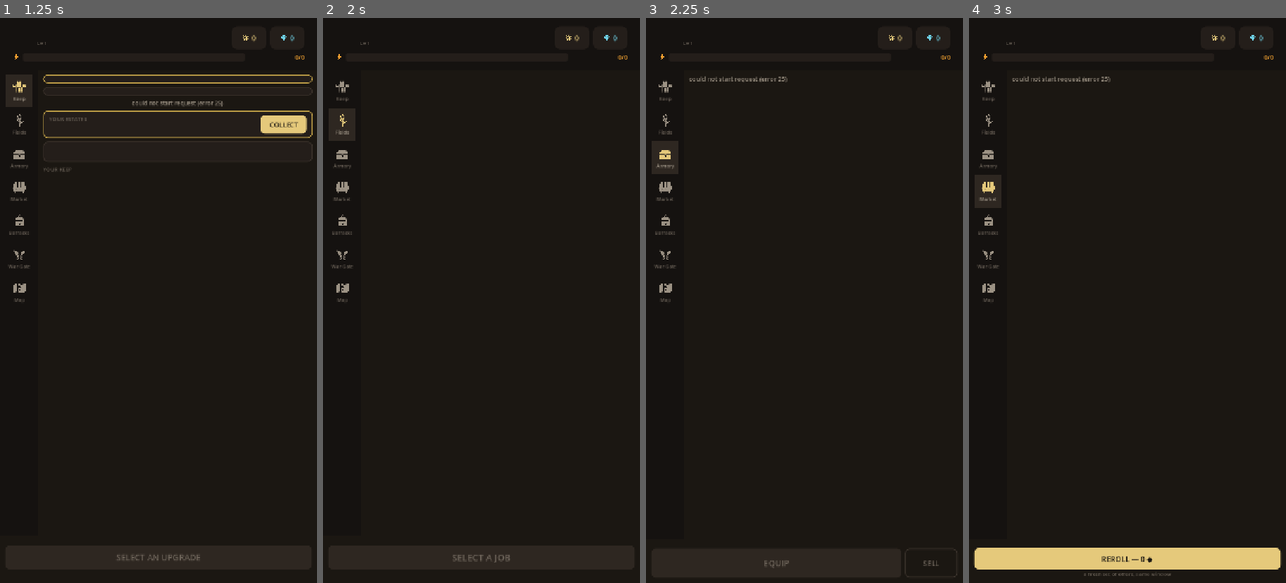
Above: before the commit, frames 1-4 (left to right).
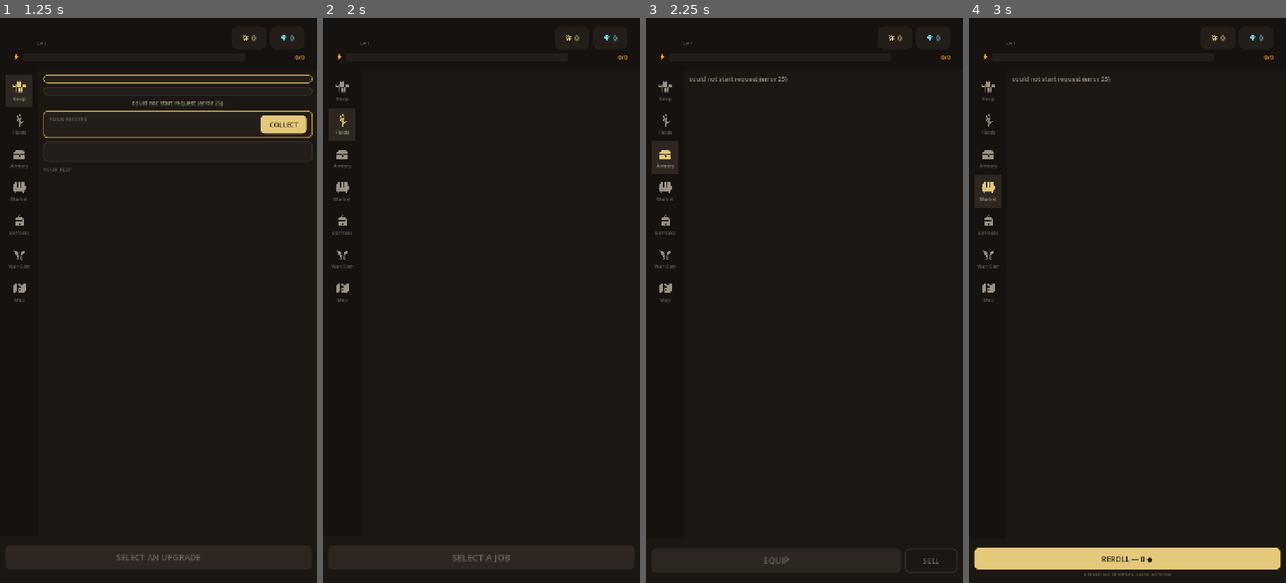
Above: after the commit, the same moments.

Repository: yigitkarabulut0/Emperors
Game: Godot game, scene res://scenes/shell/shell.tscn
Two runs of this game, one before a commit and one after it. Both use one fixed random seed, a clock stepped at 60 frames per second and the inputs below. This scene is started directly instead of the project's main scene.
Inputs (mouse positions are in pixels of both pictures, inside the frame that each line leads up to):
- Up to frame 1 (1.25 s): click (19, 91) at 0.52 s
- Up to frame 2 (2 s): click (342, 125) at 1.27 s
- Up to frame 3 (2.25 s): click (665, 159) at 2.02 s
- Up to frame 4 (3 s): click (988, 193) at 2.77 s

Frames 1-2 are identical in both runs. In frame 3, less than 0.1% of the frame differs, in the area x 37-99%, y 95-99%; in frame 4, nothing differs.

Commit message:
PvP side by side, tabs kept alive, and captures out of the way
THE BATTLE IS SIDE BY SIDE. Stacked, the two champions read as a list of two
things rather than as one facing the other. Each is a column now -- portrait,
name, Might, one health bar, warband pips -- with VS between them, you on the
left. The pips wrap, since a full warband will not fit across a narrow column.

TABS ARE CACHED, NOT FREED. Leaving a section used to free its node while its
HTTP request was still in the air, so the coroutine resumed inside a freed
instance. There are ~58 await sites across the scenes and guarding each one
leaves the next one someone writes unguarded, so the fix is structural: build a
tab once, hide it after. This is what the design asked for anyway -- instant
switching, and no reload of a list you just looked at. A cached tab re-fetches
when shown, or the Market would show the last set of offers and the Barracks a
soldier you had dismissed.

Honest note: --dev-thrash reproduces the shape (105 section switches with
requests always outstanding) and did NOT crash on the old code either, so this
closes a real latent hole but is not proven to be the crash that was seen. There
is exactly one crash report on this machine, not a series.

WHAT WAS ACTUALLY OPENING AND CLOSING was me. Every --capture run opens a real
window, forces itself ALWAYS_ON_TOP so macOS keeps drawing it while occluded,
sits a few seconds and quits -- and I have run dozens while verifying work.
Capture windows now place themselves in the bottom-right corner of the screen
instead of wherever macOS felt like putting them.

Also made a flaky check deterministic: smoke-m3 asked whether the freed slot
could be recruited into again right after a random shop spend, so whether the
player could afford it was luck. It now reads the quoted price off the army view
and only buys when the gold is there.

Co-Authored-By: Claude Opus 5 (1M context) <noreply@anthropic.com>
Claude-Session: https://claude.ai/code/session_01HLR94mDLKAqcHBzz8u4yxV

Diff:
--- a/client/scenes/battle/battle_replay.gd
+++ b/client/scenes/battle/battle_replay.gd
@@ -96,9 +96,19 @@
 	col.add_child(_fortune)
 
 	col.add_child(UI.spacer(6))
-	col.add_child(_side_block(_replay.get("defender", {}), "d", Palette.DANGER))
-	col.add_child(UI.label("versus", 13, Palette.TEXT_FAINT, HORIZONTAL_ALIGNMENT_CENTER))
-	col.add_child(_side_block(_replay.get("attacker", {}), "a", Palette.SUCCESS))
+	# Side by side, because that is what a duel looks like. Stacked, the two
+	# champions read as a list of two things rather than as one facing the other.
+	var lists := HBoxContainer.new()
+	lists.add_theme_constant_override("separation", 6)
+	lists.alignment = BoxContainer.ALIGNMENT_CENTER
+	col.add_child(lists)
+
+	lists.add_child(_side_block(_replay.get("attacker", {}), "a", Palette.SUCCESS))
+	var vs := UI.label("VS", 15, Palette.GOLD_DEEP, HORIZONTAL_ALIGNMENT_CENTER)
+	vs.size_flags_vertical = Control.SIZE_SHRINK_CENTER
+	vs.custom_minimum_size = Vector2(26, 0)
+	lists.add_child(vs)
+	lists.add_child(_side_block(_replay.get("defender", {}), "d", Palette.DANGER))
 	_scale_bars()
 	col.add_child(UI.spacer(10))
 
@@ -118,44 +128,39 @@
 	_play()
 
 
-## One champion: portrait, name, Might, a single health pool, and the warband
-## shown as pips beneath rather than as a stack of separate fighters.
+## One champion, as a column: portrait, name, Might, a single health pool, and
+## the warband as pips beneath rather than as a stack of separate fighters.
 func _side_block(army: Dictionary, side: String, accent: Color) -> Control:
 	var card := PanelContainer.new()
+	card.custom_minimum_size = Vector2(148, 0)
+	card.size_flags_horizontal = Control.SIZE_EXPAND_FILL
 	card.add_theme_stylebox_override("panel", UI.panel_box(Palette.PANEL, accent))
 
 	var pad := MarginContainer.new()
 	for edge in ["left", "right"]:
-		pad.add_theme_constant_override("margin_" + edge, 12)
+		pad.add_theme_constant_override("margin_" + edge, 8)
 	for edge in ["top", "bottom"]:
 		pad.add_theme_constant_override("margin_" + edge, 10)
 	card.add_child(pad)
 
 	var box := VBoxContainer.new()
-	box.add_theme_constant_override("separation", 6)
+	box.add_theme_constant_override("separation", 5)
+	box.alignment = BoxContainer.ALIGNMENT_CENTER
 	pad.add_child(box)
-
-	var head := HBoxContainer.new()
-	head.add_theme_constant_override("separation", 10)
-	box.add_child(head)
 
 	var face := TextureRect.new()
 	face.texture = ArtRegistry.portrait(str(army.get("avatar", "knight")))
 	face.expand_mode = TextureRect.EXPAND_IGNORE_SIZE
 	face.stretch_mode = TextureRect.STRETCH_KEEP_ASPECT_CENTERED
-	face.custom_minimum_size = Vector2(56, 56)
-	head.add_child(face)
-
-	var who := VBoxContainer.new()
-	who.size_flags_horizontal = Control.SIZE_EXPAND_FILL
-	who.alignment = BoxContainer.ALIGNMENT_CENTER
-	who.add_theme_constant_override("separation", 2)
-	who.add_child(UI.label(str(army.get("name", "")), 16, accent))
+	face.custom_minimum_size = Vector2(0, 72)
+	box.add_child(face)
+
+	box.add_child(UI.label(str(army.get("name", "")), 15, accent, HORIZONTAL_ALIGNMENT_CENTER))
 
 	var might := int(_replay.get("attacker_might", 0)) if side == "a" \
 		else int(_replay.get("defender_might", 0))
-	who.add_child(UI.label("Might %s" % UI.number(might), 12, Palette.TEXT_DIM))
-	head.add_child(who)
+	box.add_child(UI.label("Might %s" % UI.number(might), 11, Palette.TEXT_DIM,
+		HORIZONTAL_ALIGNMENT_CENTER))
 
 	# One bar for the whole side. Every unit's health flows into it, so damage
 	# reads as pressure on one champion instead of a queue of separate duels.
@@ -174,21 +179,24 @@
 	bar.show_percentage = false
 	bar.max_value = 1.0   # set once both sides are known, in _scale_bars()
 	bar.value = float(total)
-	bar.custom_minimum_size = Vector2(0, 18)
+	bar.custom_minimum_size = Vector2(0, 16)
 	bar.add_theme_stylebox_override("background", UI.panel_box(Palette.BG, Palette.LINE, 5))
 	bar.add_theme_stylebox_override("fill", UI.panel_box(accent, Color.TRANSPARENT, 5))
 	box.add_child(bar)
 	_bars[side] = bar
 
-	var pips := HBoxContainer.new()
-	pips.add_theme_constant_override("separation", 4)
+	# Wrapped, because a wide warband will not fit across a narrow column.
+	var pips := HFlowContainer.new()
+	pips.alignment = FlowContainer.ALIGNMENT_CENTER
+	pips.add_theme_constant_override("h_separation", 3)
+	pips.add_theme_constant_override("v_separation", 3)
 	box.add_child(pips)
 	for u in units:
 		var pip := _pip(str(u.get("tier", "")), bool(u.get("is_hero", false)))
 		pips.add_child(pip)
 		_tokens[str(u.get("id", ""))] = pip
 
-	var standing := UI.label("", 11, Palette.TEXT_FAINT)
+	var standing := UI.label("", 10, Palette.TEXT_FAINT, HORIZONTAL_ALIGNMENT_CENTER)
 	box.add_child(standing)
 	_standing[side] = standing
 	_refresh_standing(side)
@@ -316,7 +324,7 @@
 	var l := UI.label(text, 20 if big else 15, colour)
 	# Down the right-hand edge of the card: over the portrait it landed on the
 	# name, which is the one thing on the card you always want readable.
-	l.position = card.global_position + Vector2(card.size.x - 62.0, 10.0)
+	l.position = card.global_position + Vector2(card.size.x * 0.5 - 14.0, 6.0)
 	_floaters.add_child(l)
 
 	var tw := create_tween()
--- a/client/scenes/shell/shell.gd
+++ b/client/scenes/shell/shell.gd
@@ -30,6 +30,11 @@
 var _name: Label
 var _diamonds: Label
 
+## Section id -> the tab node, and -> its action bar. Both are kept alive for
+## the lifetime of the shell; see _open().
+var _tabs: Dictionary = {}
+var _action_bars: Dictionary = {}
+
 var _gold_shown := 0
 var _gold_seen := false
 var _gold_tween: Tween
@@ -106,6 +111,15 @@
 
 	_open(_current)
 	_on_state_changed()
+
+	# Dev-only: hammer the section switcher. This is the shape that crashed --
+	# leaving a section while its HTTP request is still in the air -- so it is
+	# worth being able to reproduce on demand.
+	for i in OS.get_cmdline_user_args().size():
+		var ta := OS.get_cmdline_user_args()
+		if ta[i] == "--dev-thrash" and i + 1 < ta.size():
+			_thrash(int(ta[i + 1]))
+			return
 
 	# Dev-only: open the portrait picker for a proof capture, since a capture run
 	# disables input and cannot press the button itself.
@@ -132,6 +146,21 @@
 	var picker: CanvasLayer = load("res://scenes/shell/avatar_picker.gd").new(
 		str(GameState.player().get("avatar", "knight")))
 	add_child(picker)
+
+
+## Cycles every section `rounds` times with barely a frame between, so requests
+## are always still outstanding when the section changes, then quits.
+func _thrash(rounds: int) -> void:
+	var ids: Array[String] = []
+	for sec in SECTIONS:
+		ids.append(str(sec["id"]))
+	for r in rounds:
+		for id in ids:
+			_open(id)
+			await get_tree().process_frame
+			await get_tree().process_frame
+	print("[thrash] survived ", rounds * ids.size(), " section switches")
+	get_tree().quit(0)
 
 
 func _build_top_bar() -> Control:
@@ -294,36 +323,73 @@
 	return panel
 
 
+const TABS := {
+	"collect": "res://scenes/tabs/collect.gd",
+	"shop": "res://scenes/tabs/shop.gd",
+	"inventory": "res://scenes/tabs/inventory.gd",
+	"soldiers": "res://scenes/tabs/barracks.gd",
+	"attack": "res://scenes/tabs/attack.gd",
+	"family": "res://scenes/tabs/keep.gd",
+	"territory": "res://scenes/tabs/territory.gd",
+}
+
+
+## Switches sections. Tabs are built once and then hidden, never freed.
+##
+## Freeing them was crashing the game. Every tab loads over HTTP, and GDScript's
+## await resumes wherever it left off -- so leaving a section while its request
+## was still in the air resumed the coroutine inside a freed node and took the
+## process down with it. There are ~58 await sites across the scenes; guarding
+## each one would leave the next one someone writes unguarded. Keeping the node
+## alive removes the whole class of bug, and it is what the design asked for
+## anyway: instant switching, and no reload of a list you just looked at.
 func _open(id: String) -> void:
 	_current = id
 	_style_rail()
 
-	for c in _content.get_children():
-		c.queue_free()
-	for c in _action_host.get_children():
-		c.queue_free()
-
-	var section: Dictionary = {}
-	for s in SECTIONS:
-		if s["id"] == id:
-			section = s
-
-	const TABS := {
-		"collect": "res://scenes/tabs/collect.gd",
-		"shop": "res://scenes/tabs/shop.gd",
-		"inventory": "res://scenes/tabs/inventory.gd",
-		"soldiers": "res://scenes/tabs/barracks.gd",
-		"attack": "res://scenes/tabs/attack.gd",
-		"family": "res://scenes/tabs/keep.gd",
-		"territory": "res://scenes/tabs/territory.gd",
-	}
+	for other_id in _tabs:
+		var node: Node = _tabs[other_id]
+		if not is_instance_valid(node):
+			continue
+		var on: bool = other_id == id
+		(node as CanvasItem).visible = on
+		# A hidden tab must stop ticking, or seven of them poll at once.
+		node.process_mode = Node.PROCESS_MODE_INHERIT if on else Node.PROCESS_MODE_DISABLED
+		if _action_bars.has(other_id) and is_instance_valid(_action_bars[other_id]):
+			(_action_bars[other_id] as CanvasItem).visible = on
+
+	if _tabs.has(id) and is_instance_valid(_tabs[id]):
+		# A cached tab has to re-fetch, or reopening the Market shows the offers
+		# from the last time you looked and the Barracks a soldier you dismissed.
+		# Collect has no _reload: it renders straight from GameState, which the
+		# shell keeps current.
+		var shown: Node = _tabs[id]
+		if shown.has_method("_reload"):
+			shown.call("_reload")
+		return
+
+	# The action bar is cached alongside its tab, because the tab holds direct
+	# references into it -- rebuilding it on every switch would hand the tab a
+	# freed button and reintroduce the same crash from the other side.
+	var bar := VBoxContainer.new()
+	bar.set_anchors_preset(Control.PRESET_FULL_RECT)
+	_action_host.add_child(bar)
+	_action_bars[id] = bar
+
 	if TABS.has(id):
 		var tab: Node = load(TABS[id]).new()
 		_content.add_child(tab)
-		tab.mount_action_bar(_action_host)
+		_tabs[id] = tab
+		tab.mount_action_bar(bar)
 		return
 
-	_content.add_child(_placeholder(str(section.get("label", id)), str(section.get("milestone", ""))))
+	var section: Dictionary = {}
+	for sec in SECTIONS:
+		if sec["id"] == id:
+			section = sec
+	var ph := _placeholder(str(section.get("label", id)), str(section.get("milestone", "")))
+	_content.add_child(ph)
+	_tabs[id] = ph
 
 
 func _placeholder(title: String, milestone: String) -> Control:
--- a/client/scripts/dev/proof.gd
+++ b/client/scripts/dev/proof.gd
@@ -39,6 +39,15 @@
 	# the mouse pointer makes macOS deliver a click-through, which lands on
 	# whatever button is under the cursor and fires a phantom press.
 	DisplayServer.window_set_flag(DisplayServer.WINDOW_FLAG_ALWAYS_ON_TOP, true)
+	# ...but get out of the way. A capture run has to stay on top to keep
+	# drawing, and a run takes a few seconds, so a series of them was flashing
+	# windows over the middle of whatever the owner was doing. Bottom-right
+	# corner instead: still composited, still drawn, no longer in the way.
+	var screen := DisplayServer.screen_get_usable_rect(DisplayServer.window_get_current_screen())
+	var size := DisplayServer.window_get_size()
+	DisplayServer.window_set_position(Vector2i(
+		screen.position.x + screen.size.x - size.x - 24,
+		screen.position.y + screen.size.y - size.y - 24))
 	# A capture run is non-interactive by definition. Ignoring input also stops
 	# the pointer, which now sits over an always-on-top window, from pressing
 	# whatever button happens to be under it.
Not shown, changed: scripts/smoke-m3.py
